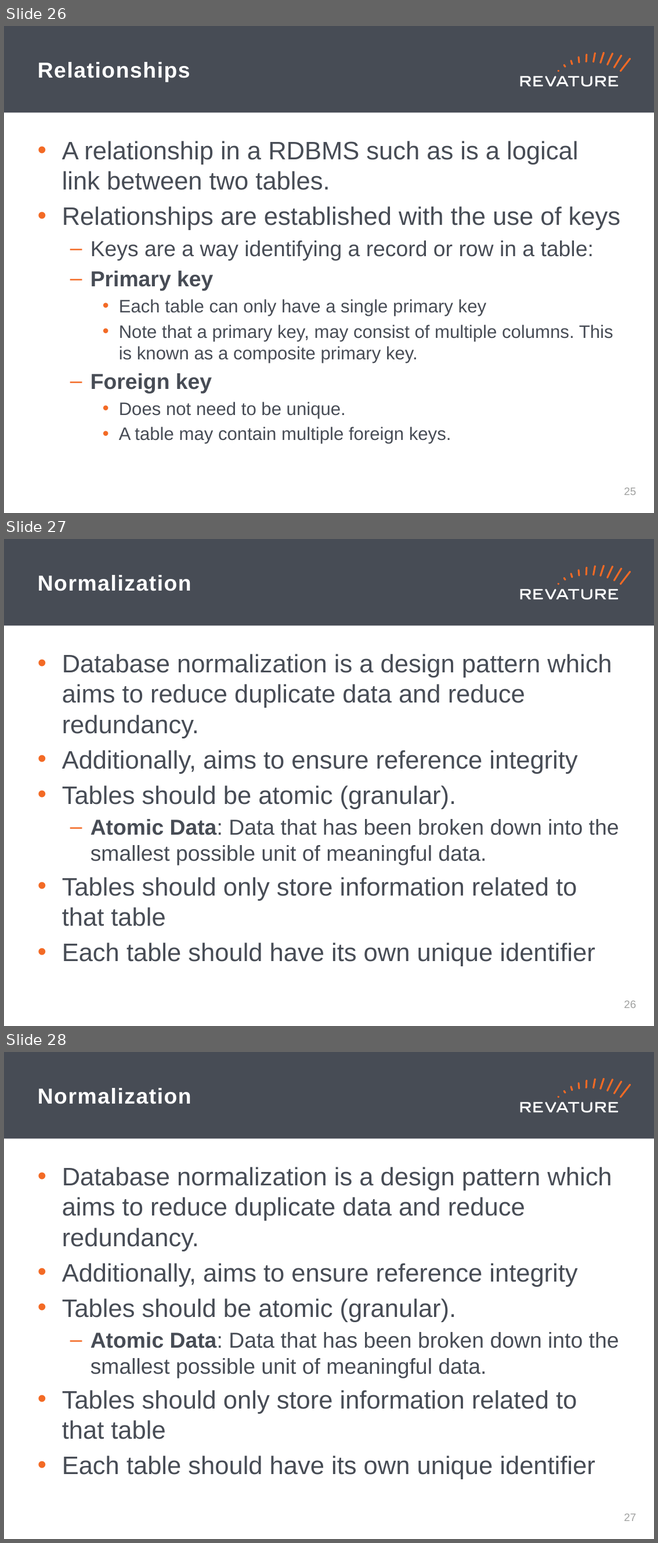
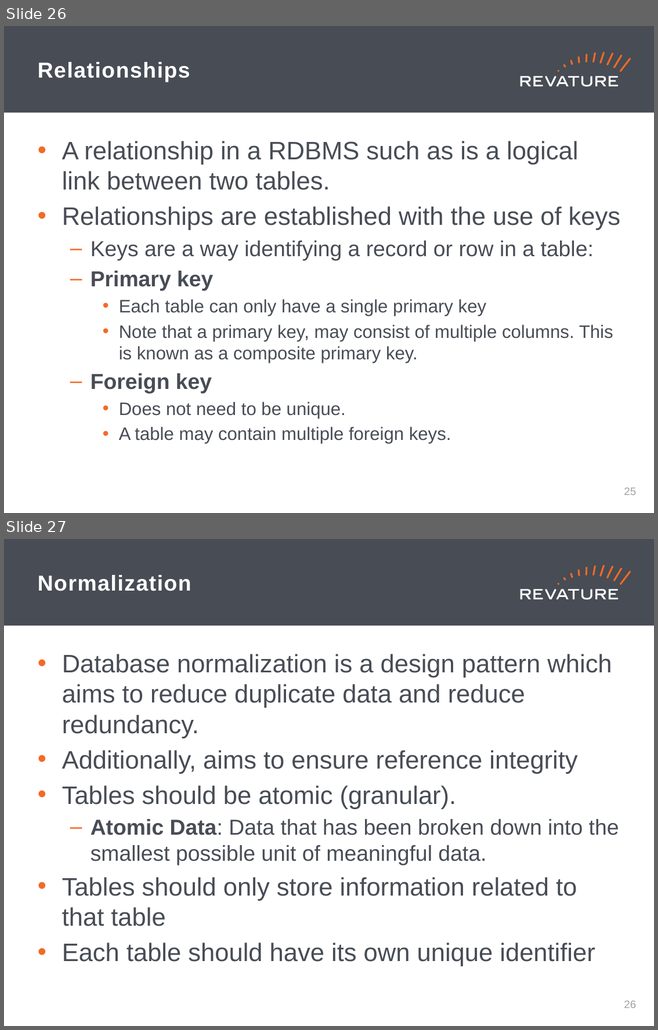
Before and after one commit to jhigherevature/8302021_RAP, a slide deck: powerpoints/Day_21.pptx. Shown one above the other, each under a label of ours: slides 26, 27 and 28 before the commit, slides 26 and 27 after it. The pictures are 658x1543 and 658x1030 pixels, drawn with LibreOffice and Linux fonts; fonts in the diff are those of the drawing. Boxes give left, top, right and bottom in pixels: in the first picture for what was removed or moved away, otherwise in the second. Text is boxed around its words. In the diff, an @@ line names an element or a change of style, - is before the commit and + after.

```diff
--- a/powerpoints/Day_21.pptx
+++ b/powerpoints/Day_21.pptx
@@ slide 27 removed at [4, 539, 654, 1026], background #FFFFFF; not listed: 19 template elements that a slide beside it also shows @@
@@ title removed at [38, 575, 191, 591] @@
-Normalization
@@ text removed at [62, 654, 619, 966] @@
-• Database normalization is a design pattern which aims to reduce duplicate data and reduce redundancy.
-• Additionally, aims to ensure reference integrity
-• Tables should be atomic (granular).
-  – Atomic Data: Data that has been broken down into the smallest possible unit of meaningful data.
-• Tables should only store information related to that table
-• Each table should have its own unique identifier
@@ page number removed at [623, 1001, 636, 1008] @@
-26
@@ what was slide 28 is now slide 27 @@
@@ page number at [623, 1001, 636, 1008]: text changed @@
-27
+26
```
Also in this commit, not shown: 10 other files.
